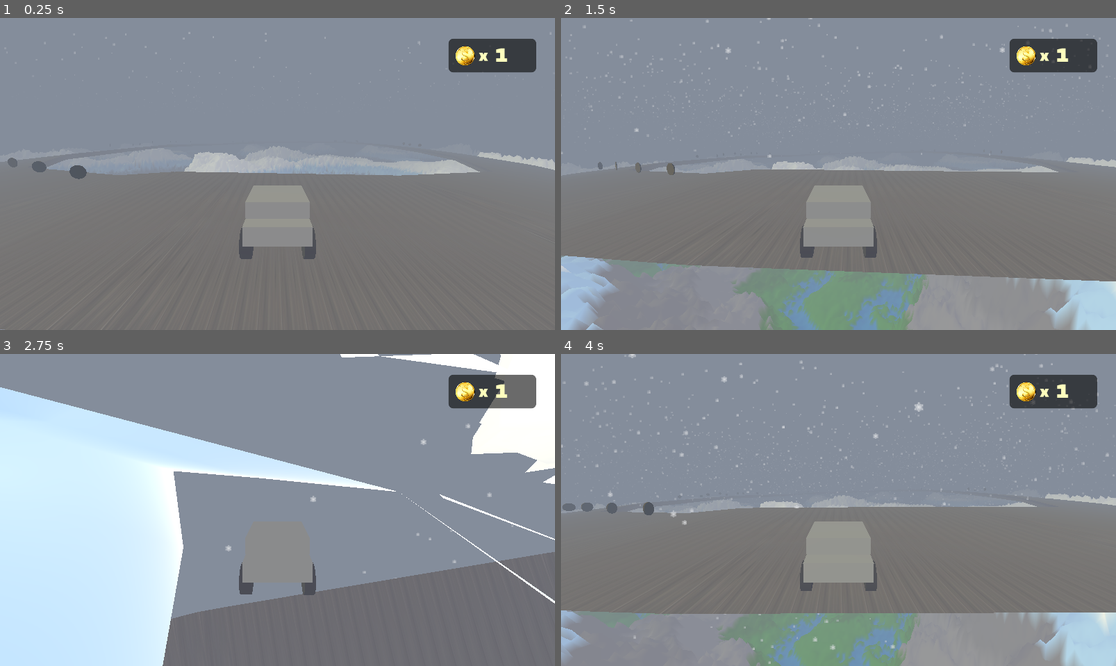
Above: before the commit, frames 1-4 (two rows, left to right).
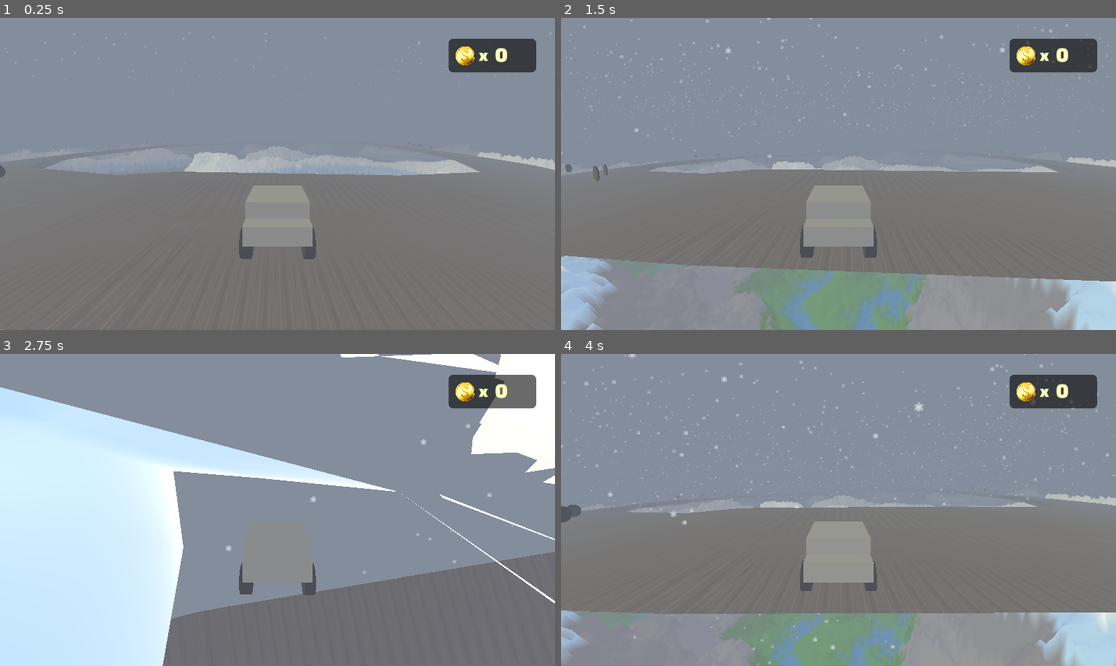
Above: after the commit, the same moments.

Repository: j7ysan/GodotTrackMap
Game: Godot game, scene res://scenes/world.tscn
Same seed, same stepped clock (60 frames per second), same inputs: the game is played once before the commit and once after it.
Inputs (mouse positions are in pixels of both pictures, inside the frame that each line leads up to):
- Up to frame 1 (0.25 s): no input
- Up to frame 2 (1.5 s): tap Enter (ui_accept) at 0.5, 0.77 s; move the mouse to (960, 158) at 0.52 s; hold D (right) 0.53-1.28 s; hold Right mouse button (orbit_rotate) 0.53-1.28 s; click (960, 158) at 0.67 s; move the mouse to (727, 189) at 1.27 s; hold S (down) from 1.28 s (still down); tap C (switch_camera) at 1.35 s
- Up to frame 3 (2.75 s): tap Enter (ui_accept) at 1.52 s; move the mouse to (333, 441) at 2.02 s; release S (down) at 2.03 s; hold D (right) from 2.03 s (still down); hold Right mouse button (orbit_rotate) from 2.03 s (still down)
- Up to frame 4 (4 s): move the mouse to (810, 572) at 2.77 s; release D (right) at 2.78 s; release Right mouse button (orbit_rotate) at 2.78 s; hold W (up) 2.78-3.53 s; tap C (switch_camera) at 2.85 s; click (810, 572) at 2.92 s; tap Enter (ui_accept) at 3.02, 3.77 s; move the mouse to (1005, 556) at 3.52 s; hold A (left) from 3.53 s (still down); hold Right mouse button (orbit_rotate) from 3.53 s (still down)

The runs differ from the first frame. In frame 1, 0.3% of the frame differs, in the area x 0-92%, y 9-52%; in frame 2, 0.3%; in frame 3, less than 0.1%; in frame 4, 0.4%, in the area x 0-92%, y 9-55%.

Commit message:
visual changes and error fixes

Diff:
--- a/scenes/world.tscn
+++ b/scenes/world.tscn
@@ -85,6 +85,9 @@
 albedo_texture = ExtResource("3_k0juu")
 uv1_scale = Vector3(1, 7.7, 1)
 
+[sub_resource type="BoxShape3D" id="BoxShape3D_i7141"]
+size = Vector3(45.620216, 24.768093, 1)
+
 [node name="World" type="Node3D"]
 script = ExtResource("1_f3sb7")
 
@@ -194,31 +197,31 @@
 transform = Transform3D(1, 0, 0, 0, 1, 0, 0, 0, 1, 0, -40.090927, 0)
 
 [node name="coin" parent="Coins" node_paths=PackedStringArray("coin_counter") instance=ExtResource("6_qfnet")]
-transform = Transform3D(0.98821235, 0, -0.15308931, 0, 1, 0, 0.15308931, 0, 0.98821235, 354.2936, 105.063515, 234.62296)
+transform = Transform3D(0.96532696, 0, -0.26104367, 0, 1, 0, 0.26104367, 0, 0.96532696, 353.12292, 105.063515, 234.62296)
 coin_counter = NodePath("../../CoinsCounterDisplay")
 
 [node name="coin2" parent="Coins" node_paths=PackedStringArray("coin_counter") instance=ExtResource("6_qfnet")]
-transform = Transform3D(0.9754808, 0, -0.22008456, 0, 1, 0, 0.22008456, 0, 0.9754808, 344.6891, 105.76389, 246.2656)
+transform = Transform3D(0.95823777, 0, -0.2859727, 0, 1, 0, 0.2859727, 0, 0.95823777, 346.11862, 105.76389, 246.2656)
 coin_counter = NodePath("../../CoinsCounterDisplay")
 
 [node name="coin3" parent="Coins" node_paths=PackedStringArray("coin_counter") instance=ExtResource("6_qfnet")]
-transform = Transform3D(0.975913, 0, -0.21816029, 0, 1, 0, 0.21816029, 0, 0.975913, 335.45172, 105.57863, 256.66226)
+transform = Transform3D(0.9571832, 0, -0.2894829, 0, 1, 0, 0.2894829, 0, 0.9571832, 338.15887, 105.57863, 256.66226)
 coin_counter = NodePath("../../CoinsCounterDisplay")
 
 [node name="coin4" parent="Coins" node_paths=PackedStringArray("coin_counter") instance=ExtResource("6_qfnet")]
-transform = Transform3D(0.9781331, 0, -0.20797998, 0, 1, 0, 0.20797998, 0, 0.9781331, 349.82596, 106.22391, 217.82642)
+transform = Transform3D(0.9781331, 0, -0.20797998, 0, 1, 0, 0.20797998, 0, 0.9781331, 354.17993, 105.7428, 217.82642)
 coin_counter = NodePath("../../CoinsCounterDisplay")
 
 [node name="coin5" parent="Coins" node_paths=PackedStringArray("coin_counter") instance=ExtResource("6_qfnet")]
-transform = Transform3D(0.977787, 0, -0.20960152, 0, 1, 0, 0.20960152, 0, 0.977787, 340.78772, 106.185555, 228.66014)
+transform = Transform3D(0.977787, 0, -0.20960152, 0, 1, 0, 0.20960152, 0, 0.977787, 342.9624, 106.185555, 227.43219)
 coin_counter = NodePath("../../CoinsCounterDisplay")
 
 [node name="coin6" parent="Coins" node_paths=PackedStringArray("coin_counter") instance=ExtResource("6_qfnet")]
-transform = Transform3D(1, 0, 0, 0, 1, 0, 0, 0, 1, 355.5162, 104.85243, 182.72237)
+transform = Transform3D(1, 0, 0, 0, 1, 0, 0, 0, 1, 356.5436, 104.85243, 182.72237)
 coin_counter = NodePath("../../CoinsCounterDisplay")
 
 [node name="coin7" parent="Coins" node_paths=PackedStringArray("coin_counter") instance=ExtResource("6_qfnet")]
-transform = Transform3D(1, 0, 0, 0, 1, 0, 0, 0, 1, 343.54636, 105.7472, 193.06186)
+transform = Transform3D(1, 0, 0, 0, 1, 0, 0, 0, 1, 347.12598, 105.7472, 193.06186)
 coin_counter = NodePath("../../CoinsCounterDisplay")
 
 [node name="coin8" parent="Coins" node_paths=PackedStringArray("coin_counter") instance=ExtResource("6_qfnet")]
@@ -226,35 +229,35 @@
 coin_counter = NodePath("../../CoinsCounterDisplay")
 
 [node name="coin9" parent="Coins" node_paths=PackedStringArray("coin_counter") instance=ExtResource("6_qfnet")]
-transform = Transform3D(0.5438044, 0, 0.83921194, 0, 1, 0, -0.83921194, 0, 0.5438044, 305.12778, 102.759735, 79.2448)
+transform = Transform3D(0.5438044, 0, 0.83921194, 0, 1, 0, -0.83921194, 0, 0.5438044, 305.12778, 102.759735, 73.93468)
 coin_counter = NodePath("../../CoinsCounterDisplay")
 
 [node name="coin10" parent="Coins" node_paths=PackedStringArray("coin_counter") instance=ExtResource("6_qfnet")]
-transform = Transform3D(0.73911405, 0, 0.6735802, 0, 1, 0, -0.6735802, 0, 0.73911405, 317.08887, 102.77543, 88.72262)
+transform = Transform3D(0.73911405, 0, 0.6735802, 0, 1, 0, -0.6735802, 0, 0.73911405, 317.08887, 102.77543, 82.6592)
 coin_counter = NodePath("../../CoinsCounterDisplay")
 
 [node name="coin11" parent="Coins" node_paths=PackedStringArray("coin_counter") instance=ExtResource("6_qfnet")]
-transform = Transform3D(0.5417522, 0, 0.8405382, 0, 1, 0, -0.8405382, 0, 0.5417522, 305.72916, 104.304436, 95.6715)
+transform = Transform3D(0.4912079, 0, 0.8710425, 0, 1, 0, -0.8710425, 0, 0.4912079, 305.72916, 104.304436, 85.20548)
 coin_counter = NodePath("../../CoinsCounterDisplay")
 
 [node name="coin12" parent="Coins" node_paths=PackedStringArray("coin_counter") instance=ExtResource("6_qfnet")]
-transform = Transform3D(0.8334617, 0, 0.5525772, 0, 1, 0, -0.5525772, 0, 0.8334617, 316.79333, 104.08759, 100.65709)
+transform = Transform3D(0.8334617, 0, 0.5525772, 0, 1, 0, -0.5525772, 0, 0.8334617, 315.68832, 104.08759, 93.829704)
 coin_counter = NodePath("../../CoinsCounterDisplay")
 
 [node name="coin13" parent="Coins" node_paths=PackedStringArray("coin_counter") instance=ExtResource("6_qfnet")]
-transform = Transform3D(0.33031672, 0, 0.9438701, 0, 1, 0, -0.9438701, 0, 0.33031672, 278.4098, 104.56333, 81.83509)
+transform = Transform3D(0.4141532, 0, 0.91020715, 0, 1, 0, -0.91020715, 0, 0.4141532, 283.3743, 104.56333, 75.75179)
 coin_counter = NodePath("../../CoinsCounterDisplay")
 
 [node name="coin14" parent="Coins" node_paths=PackedStringArray("coin_counter") instance=ExtResource("6_qfnet")]
-transform = Transform3D(0.4901129, 0, 0.8716589, 0, 1, 0, -0.8716589, 0, 0.4901129, 289.53415, 102.94624, 72.68696)
+transform = Transform3D(0.37985992, 0, 0.9250441, 0, 1, 0, -0.9250441, 0, 0.37985992, 289.53415, 102.94624, 67.804405)
 coin_counter = NodePath("../../CoinsCounterDisplay")
 
 [node name="coin15" parent="Coins" node_paths=PackedStringArray("coin_counter") instance=ExtResource("6_qfnet")]
-transform = Transform3D(0.33031672, 0, 0.9438701, 0, 1, 0, -0.9438701, 0, 0.33031672, 291.8631, 104.37805, 88.54923)
+transform = Transform3D(0.44408792, 0, 0.89598316, 0, 1, 0, -0.89598316, 0, 0.44408792, 292.90817, 104.37805, 83.89431)
 coin_counter = NodePath("../../CoinsCounterDisplay")
 
 [node name="coin16" parent="Coins" node_paths=PackedStringArray("coin_counter") instance=ExtResource("6_qfnet")]
-transform = Transform3D(0.9259366, 0, 0.37767914, 0, 1, 0, -0.37767914, 0, 0.9259366, 170.09056, 106, 331.39258)
+transform = Transform3D(0.9259366, 0, 0.37767914, 0, 1, 0, -0.37767914, 0, 0.9259366, 168.36807, 105.09339, 331.39258)
 coin_counter = NodePath("../../CoinsCounterDisplay")
 
 [node name="coin30" parent="Coins" node_paths=PackedStringArray("coin_counter") instance=ExtResource("6_qfnet")]
@@ -262,35 +265,35 @@
 coin_counter = NodePath("../../CoinsCounterDisplay")
 
 [node name="coin31" parent="Coins" node_paths=PackedStringArray("coin_counter") instance=ExtResource("6_qfnet")]
-transform = Transform3D(0.9894754, 0, -0.14470161, 0, 1, 0, 0.14470161, 0, 0.9894754, 147.77422, 102.76119, 192.25224)
+transform = Transform3D(0.9894754, 0, -0.14470161, 0, 1, 0, 0.14470161, 0, 0.9894754, 144.88925, 103.50141, 192.25224)
 coin_counter = NodePath("../../CoinsCounterDisplay")
 
 [node name="coin32" parent="Coins" node_paths=PackedStringArray("coin_counter") instance=ExtResource("6_qfnet")]
-transform = Transform3D(0.9931095, 0, -0.11719075, 0, 1, 0, 0.11719075, 0, 0.9931095, 155.61366, 105.421326, 205.4185)
+transform = Transform3D(0.9931095, 0, -0.11719075, 0, 1, 0, 0.11719075, 0, 0.9931095, 152.35255, 105.7429, 205.4185)
 coin_counter = NodePath("../../CoinsCounterDisplay")
 
 [node name="coin33" parent="Coins" node_paths=PackedStringArray("coin_counter") instance=ExtResource("6_qfnet")]
-transform = Transform3D(0.996797, 0, -0.079972744, 0, 1, 0, 0.079972744, 0, 0.996797, 144.52495, 104.3356, 215.54674)
+transform = Transform3D(0.996797, 0, -0.079972744, 0, 1, 0, 0.079972744, 0, 0.996797, 141.15439, 104.231186, 215.54674)
 coin_counter = NodePath("../../CoinsCounterDisplay")
 
 [node name="coin17" parent="Coins" node_paths=PackedStringArray("coin_counter") instance=ExtResource("6_qfnet")]
-transform = Transform3D(0.8803698, 0, 0.47428793, 0, 1, 0, -0.47428793, 0, 0.8803698, 175.59938, 106, 318.45413)
+transform = Transform3D(0.8803698, 0, 0.47428793, 0, 1, 0, -0.47428793, 0, 0.8803698, 175.59938, 106.1993, 318.45413)
 coin_counter = NodePath("../../CoinsCounterDisplay")
 
 [node name="coin18" parent="Coins" node_paths=PackedStringArray("coin_counter") instance=ExtResource("6_qfnet")]
-transform = Transform3D(0.93060297, 0, 0.36603022, 0, 1, 0, -0.36603022, 0, 0.93060297, 166.0455, 106, 311.19803)
+transform = Transform3D(0.93060297, 0, 0.36603022, 0, 1, 0, -0.36603022, 0, 0.93060297, 166.0455, 105.48563, 311.19803)
 coin_counter = NodePath("../../CoinsCounterDisplay")
 
 [node name="coin19" parent="Coins" node_paths=PackedStringArray("coin_counter") instance=ExtResource("6_qfnet")]
-transform = Transform3D(0.93060297, 0, 0.36603022, 0, 1, 0, -0.36603022, 0, 0.93060297, 168.43172, 106, 298.80444)
+transform = Transform3D(0.93060297, 0, 0.36603022, 0, 1, 0, -0.36603022, 0, 0.93060297, 168.43172, 106.26125, 298.80444)
 coin_counter = NodePath("../../CoinsCounterDisplay")
 
 [node name="coin20" parent="Coins" node_paths=PackedStringArray("coin_counter") instance=ExtResource("6_qfnet")]
-transform = Transform3D(0.96166956, 0, 0.27421096, 0, 1, 0, -0.27421096, 0, 0.96166956, 155.38763, 106, 297.94626)
+transform = Transform3D(0.96166956, 0, 0.27421096, 0, 1, 0, -0.27421096, 0, 0.96166956, 152.76082, 105.47718, 297.94626)
 coin_counter = NodePath("../../CoinsCounterDisplay")
 
 [node name="coin21" parent="Coins" node_paths=PackedStringArray("coin_counter") instance=ExtResource("6_qfnet")]
-transform = Transform3D(0.970817, 0, 0.23982139, 0, 1, 0, -0.23982139, 0, 0.970817, 159.84048, 106, 283.94812)
+transform = Transform3D(0.970817, 0, 0.23982139, 0, 1, 0, -0.23982139, 0, 0.970817, 159.84048, 106.12406, 283.94812)
 coin_counter = NodePath("../../CoinsCounterDisplay")
 
 [node name="coin22" parent="Coins" node_paths=PackedStringArray("coin_counter") instance=ExtResource("6_qfnet")]
@@ -333,3 +336,77 @@
 path_u_distance = 1.0
 path_joined = false
 material = SubResource("StandardMaterial3D_4mrxx")
+
+[node name="StaticBody3D" type="StaticBody3D" parent="."]
+
+[node name="CollisionShape3D" type="CollisionShape3D" parent="StaticBody3D"]
+transform = Transform3D(1, 0, 0, 0, 1, 0, 0, 0, 1, 255.1577, 75.37892, 84.75725)
+shape = SubResource("BoxShape3D_i7141")
+
+[node name="CollisionShape3D3" type="CollisionShape3D" parent="StaticBody3D"]
+transform = Transform3D(0.5706563, 0, -0.8211891, 0, 1, 0, 0.8211891, 0, 0.5706563, 317.55267, 75.37892, 113.64834)
+shape = SubResource("BoxShape3D_i7141")
+
+[node name="CollisionShape3D4" type="CollisionShape3D" parent="StaticBody3D"]
+transform = Transform3D(0.1476886, 0, -0.9890339, 0, 1, 0, 0.9890339, 0, 0.1476886, 331.58932, 75.430824, 152.69826)
+shape = SubResource("BoxShape3D_i7141")
+
+[node name="CollisionShape3D5" type="CollisionShape3D" parent="StaticBody3D"]
+transform = Transform3D(-0.001483487, 0, -0.99999905, 0, 1, 0, 0.99999905, 0, -0.001483487, 336.323, 75.430824, 197.66397)
+shape = SubResource("BoxShape3D_i7141")
+
+[node name="CollisionShape3D6" type="CollisionShape3D" parent="StaticBody3D"]
+transform = Transform3D(-0.24158317, 0, -0.9703802, 0, 1, 0, 0.9703802, 0, -0.24158317, 329.89667, 75.430824, 241.74979)
+shape = SubResource("BoxShape3D_i7141")
+
+[node name="CollisionShape3D7" type="CollisionShape3D" parent="StaticBody3D"]
+transform = Transform3D(-0.34876832, 0, -0.93720907, 0, 1, 0, 0.93720907, 0, -0.34876832, 318.15454, 75.430824, 278.15448)
+shape = SubResource("BoxShape3D_i7141")
+
+[node name="CollisionShape3D8" type="CollisionShape3D" parent="StaticBody3D"]
+transform = Transform3D(-0.6393853, 0, -0.7688865, 0, 1, 0, 0.7688865, 0, -0.6393853, 297.7391, 75.430824, 311.96045)
+shape = SubResource("BoxShape3D_i7141")
+
+[node name="CollisionShape3D9" type="CollisionShape3D" parent="StaticBody3D"]
+transform = Transform3D(-0.8622043, 0, -0.50656056, 0, 1, 0, 0.50656056, 0, -0.8622043, 266.88922, 75.430824, 337.898)
+shape = SubResource("BoxShape3D_i7141")
+
+[node name="CollisionShape3D10" type="CollisionShape3D" parent="StaticBody3D"]
+transform = Transform3D(-0.9998973, 0, -0.014328707, 0, 1, 0, 0.014328707, 0, -0.9998973, 233.94481, 75.430824, 346.50644)
+shape = SubResource("BoxShape3D_i7141")
+
+[node name="CollisionShape3D11" type="CollisionShape3D" parent="StaticBody3D"]
+transform = Transform3D(-0.8037946, 0, 0.5949069, 0, 1, 0, -0.5949069, 0, -0.8037946, 202.0979, 75.430824, 335.2909)
+shape = SubResource("BoxShape3D_i7141")
+
+[node name="CollisionShape3D12" type="CollisionShape3D" parent="StaticBody3D"]
+transform = Transform3D(-0.43376926, 0, 0.901024, 0, 1, 0, -0.901024, 0, -0.43376926, 178.48303, 75.430824, 304.70584)
+shape = SubResource("BoxShape3D_i7141")
+
+[node name="CollisionShape3D13" type="CollisionShape3D" parent="StaticBody3D"]
+transform = Transform3D(-0.25694734, 0, 0.96642536, 0, 1, 0, -0.96642536, 0, -0.25694734, 166.98767, 75.430824, 271.803)
+shape = SubResource("BoxShape3D_i7141")
+
+[node name="CollisionShape3D14" type="CollisionShape3D" parent="StaticBody3D"]
+transform = Transform3D(0.012600854, 0, 0.99992055, 0, 1, 0, -0.99992055, 0, 0.012600854, 162.60925, 75.430824, 230.24062)
+shape = SubResource("BoxShape3D_i7141")
+
+[node name="CollisionShape3D15" type="CollisionShape3D" parent="StaticBody3D"]
+transform = Transform3D(0.08663403, 0, 0.99624014, 0, 1, 0, -0.99624014, 0, 0.08663403, 164.85732, 75.430824, 184.88977)
+shape = SubResource("BoxShape3D_i7141")
+
+[node name="CollisionShape3D16" type="CollisionShape3D" parent="StaticBody3D"]
+transform = Transform3D(0.37580377, 0, 0.92669934, 0, 1, 0, -0.92669934, 0, 0.37580377, 175.35654, 75.430824, 141.23547)
+shape = SubResource("BoxShape3D_i7141")
+
+[node name="CollisionShape3D17" type="CollisionShape3D" parent="StaticBody3D"]
+transform = Transform3D(0.7107012, 0, 0.70349395, 0, 1, 0, -0.70349395, 0, 0.7107012, 201.75716, 75.430824, 103.957085)
+shape = SubResource("BoxShape3D_i7141")
+
+[node name="CollisionShape3D18" type="CollisionShape3D" parent="StaticBody3D"]
+transform = Transform3D(0.8522478, 0, 0.52313834, 0, 1, 0, -0.52313834, 0, 0.8522478, 212.40445, 75.430824, 95.58486)
+shape = SubResource("BoxShape3D_i7141")
+
+[node name="CollisionShape3D2" type="CollisionShape3D" parent="StaticBody3D"]
+transform = Transform3D(0.93144375, 0, -0.36388534, 0, 1, 0, 0.36388534, 0, 0.93144375, 289.76025, 75.37892, 90.970985)
+shape = SubResource("BoxShape3D_i7141")
--- a/scripts/vehicle.gd
+++ b/scripts/vehicle.gd
@@ -35,17 +35,17 @@
 		brake = 0.25
 		engine_force = 0
 	# crash and drifting camera shake
-	var current_speed = linear_velocity.length()
+# 	var current_speed = linear_velocity.length()
 
 	# Sudden speed drop cause of the crash
-	if last_speed - current_speed > crash_shake_threshold:
-		$CameraFollow.apply_shake(0.25)
+# 	if last_speed - current_speed > crash_shake_threshold:
+# 		$CameraFollow.apply_shake(0.25)
 
 	# High angular velocity from drifting
-	if abs(angular_velocity.y) > 2.5:
-		$CameraFollow.apply_shake(0.08)
+# 	if abs(angular_velocity.y) > 2.5:
+# 		$CameraFollow.apply_shake(0.08)
 
-	last_speed = current_speed
+# 	last_speed = current_speed
 
 	if position.y < 50:
 		reset()
Not shown: 1 places in scenes/world.tscn that only renumber resources
